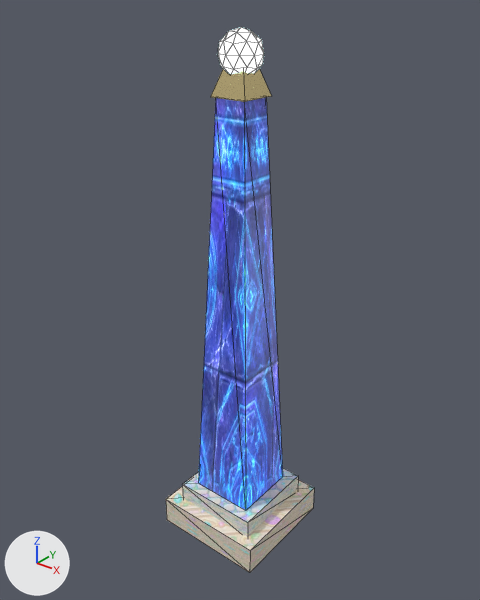
What one commit did to the glTF model public/models/struct_obelisk.glb.
One viewpoint serves both versions: a 50 mm camera at (4.73, -5.93, 7.23) aimed at (-0.05, 0.05, 3.53). Every picture has the same lights, and +X, +Y and +Z are marked at lower left. The older version comes first. Mesh edges are drawn as thin lines. Where no turn or scale is listed for an object, it has been applied to the vertices. Vertices at exactly the same position are counted once.
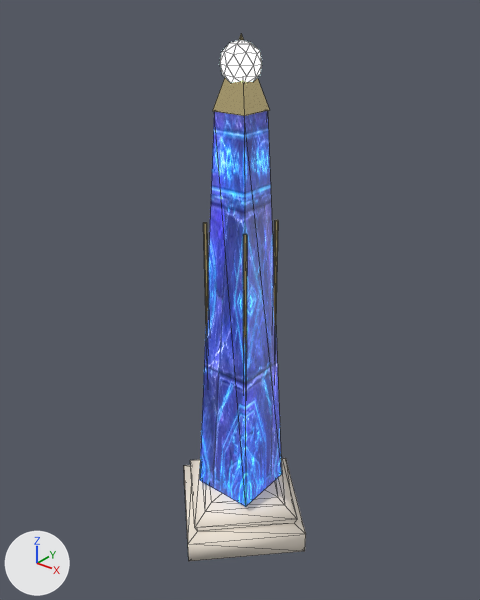
Changed parts and their boxes [x1, y1, x2, y2] in the pictures (480 x 600 px):
```json
{"object": "Cone", "change": "reshaped, moved, rescaled", "before": [198, 97, 283, 510], "after": [200, 111, 282, 507]}
{"object": "obase", "change": "added", "after": [184, 457, 306, 561]}
{"object": "Cylinder", "change": "deleted", "before": [166, 480, 314, 572]}
{"object": "Cylinder.001", "change": "deleted", "before": [182, 468, 298, 537]}
{"object": "Cube", "change": "added", "after": [203, 34, 278, 359]}
{"object": "Icosphere", "change": "moved, rescaled", "before": [218, 27, 264, 74], "after": [220, 40, 262, 82], "on screen": "9% narrower, 10% shorter"}
{"object": "Cone.001", "change": "deleted", "before": [211, 69, 271, 102], "on screen": "beige"}
```

The change, as JSON lines over the scene's bpy script:
```json
{"block": "mat_stone", "where": "n0 = _N.new('ShaderNodeBsdfPrincipled'); n0.name = 'Principled BSDF'"}
{"op": "set", "path": "n0.inputs[2].default_value", "old": "0.7", "new": "0.65", "note": "'Roughness'"}
{"block": "mat_stone", "where": "n3 = _N.new('ShaderNodeMapping'); n3.name = 'Mapping'"}
{"op": "set", "path": "n3.inputs[3].default_value", "old": "(2.0, 2.0, 1.0)", "new": "(1.8, 1.8, 1.0)", "note": "'Scale'"}
{"op": "set", "path": "mat_gold.base_color", "old": "(0.95, 0.78, 0.38)", "new": "(0.96, 0.8, 0.4)", "note": "beige #f9e5a6 -> beige #fae7aa"}
{"op": "set", "path": "mat_gold.roughness", "old": "0.25", "new": "0.22"}
{"block": "me_cone", "where": "me_cone.from_pydata(...)  # 8 vertices, 12 faces; spans x -0.23..0.23, y -0.23..0.23, z -1.0..1.0"}
{"block": "me_cone", "where": "# used by ob_cone; location = (0.0, 0.0, 3.35); rotation_euler = (0.0, 0.0, 0.785), in degrees (0, 0, 45); scale = (2.7, 2.7, 2.7)"}
{"block": "me_cone", "change": "me_cone part 1"}
{"op": "set", "path": "me_cone.vertices[1].co", "old": "(0.0, 0.1, 1.0)", "new": "(0.0, 0.12, 1.0)"}
{"op": "set", "path": "me_cone.vertices[2].co", "old": "(0.1, 0.0, 1.0)", "new": "(0.12, 0.0, 1.0)", "note": "pixel (266, 96) -> pixel (267, 110)"}
{"op": "set", "path": "me_cone.vertices[4].co", "old": "(0.0, -0.1, 1.0)", "new": "(0.0, -0.12, 1.0)", "note": "not seen -> pixel (244, 115)"}
{"op": "set", "path": "me_cone.vertices[6].co", "old": "(-0.1, 0.0, 1.0)", "new": "(-0.12, 0.0, 1.0)", "note": "pixel (215, 97) -> pixel (214, 111)"}
{"op": "add", "block": "me_cube", "code": ["me_cube = bpy.data.meshes.new('Cube')", "me_cube.from_pydata(...)  # 37 vertices, 54 faces; spans x -0.33..0.33, y -0.33..0.33, z -2.35..2.35", "me_cube.materials.append(mat_gold)  # beige #fae7aa"]}
{"op": "add", "block": "me_obase", "code": ["me_obase = bpy.data.meshes.new('obase')", "me_obase.from_pydata(...)  # 26 vertices, 48 faces; spans x -1.15..1.15, y -1.15..1.15, z -0.35..0.35", "me_obase.materials.append(mat_stone)"]}
{"op": "remove", "block": "ob_cylinder", "code": ["ob_cylinder = bpy.data.objects.new('Cylinder', me_cylinder)", "ob_cylinder.location = (0.0, 0.0, 0.2)"]}
{"op": "remove", "block": "ob_cylinder_001", "code": ["ob_cylinder_001 = bpy.data.objects.new('Cylinder.001', me_cylinder_001)", "ob_cylinder_001.location = (0.0, 0.0, 0.5)"]}
{"op": "set", "path": "ob_cone.location", "old": "(0.0, 0.0, 3.35)", "new": "(0.0, 0.0, 3.3)"}
{"op": "set", "path": "ob_cone.scale", "old": "(2.7, 2.7, 2.7)", "new": "(2.6, 2.6, 2.6)"}
{"op": "remove", "block": "ob_cone_001", "code": ["ob_cone_001 = bpy.data.objects.new('Cone.001', me_cone_001)", "ob_cone_001.location = (0.0, 0.0, 6.4)"]}
{"op": "set", "path": "ob_icosphere.location", "old": "(0.0, 0.0, 6.5)", "new": "(0.0, 0.0, 6.4)"}
{"op": "set", "path": "ob_icosphere.scale", "old": "(0.26, 0.26, 0.26)", "new": "(0.24, 0.24, 0.24)"}
{"op": "add", "block": "ob_cube", "code": ["ob_cube = bpy.data.objects.new('Cube', me_cube)", "ob_cube.location = (0.0, 0.0, 4.35)"]}
{"op": "add", "block": "ob_obase", "code": ["ob_obase = bpy.data.objects.new('obase', me_obase)", "ob_obase.location = (0.0, 0.0, 0.35)"]}
```
